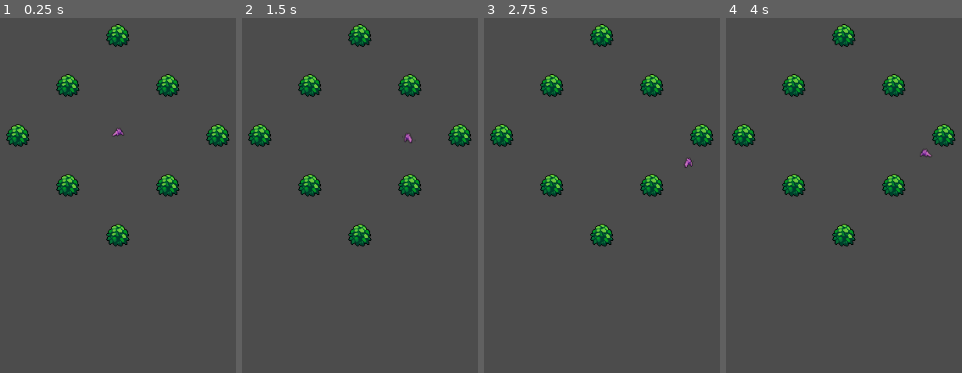
Above: before the commit, frames 1-4 (left to right).
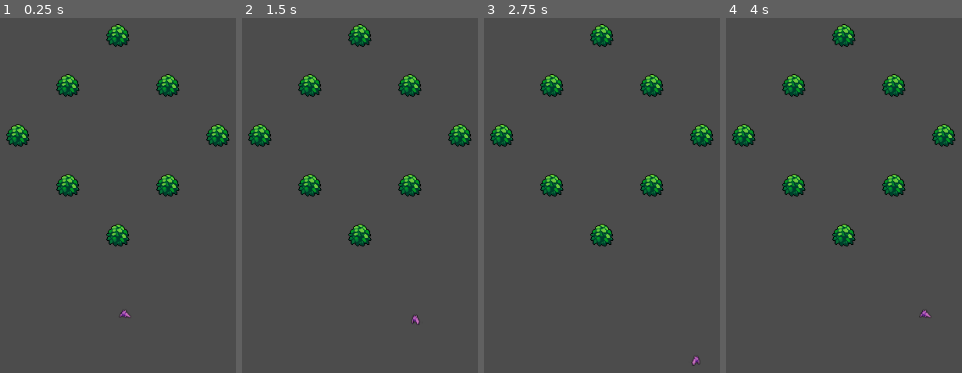
Above: after the commit, the same moments.

Repository: doomium-chloride/kiwijam2021-ADAPT
Game: Godot game, scene res://World.tscn
Two runs of this game, one before a commit and one after it. Both use one fixed random seed, a clock stepped at 60 frames per second and the inputs below.
Inputs:
- Up to frame 1 (0.25 s): no input
- Up to frame 2 (1.5 s): tap Enter at 0.5 s; hold Right (ui_right) 0.53-1.28 s; tap Home (ui_home) at 0.6, 1.35 s; hold Down (ui_down) from 1.28 s (still down)
- Up to frame 3 (2.75 s): tap Space at 2 s; release Down (ui_down) at 2.03 s; hold Right (ui_right) from 2.03 s (still down); tap Home (ui_home) at 2.1 s
- Up to frame 4 (4 s): release Right (ui_right) at 2.78 s; hold Up (ui_up) 2.78-3.53 s; tap Home (ui_home) at 2.85, 3.6 s; tap Enter at 3.5 s; hold Left (ui_left) from 3.53 s (still down)

The runs differ from the first frame. In frame 1, 0.1% of the frame differs, in the area x 47-56%, y 31-85%; in frame 2, 0.1%; in frame 3, 0.1%; in frame 4, 0.1%, in the area x 81-87%, y 37-85%.

Commit message:
Home button spawns enemies

Diff:
--- a/Enemies/Enemy.tscn
+++ b/Enemies/Enemy.tscn
@@ -34,8 +34,7 @@
 "values": [ 0, 1, 2, 3, 0 ]
 }
 
-[sub_resource type="Animation" id=2]
-resource_name = "FlyRight"
+[sub_resource type="Animation" id=3]
 length = 0.6
 loop = true
 tracks/0/type = "value"
@@ -91,8 +90,7 @@
 "values": [ 0 ]
 }
 
-[sub_resource type="Animation" id=4]
-resource_name = "IdleRight"
+[sub_resource type="Animation" id=5]
 tracks/0/type = "value"
 tracks/0/path = NodePath("Sprite:frame")
 tracks/0/interp = 1
@@ -106,76 +104,76 @@
 "values": [ 0 ]
 }
 
+[sub_resource type="AnimationNodeAnimation" id=6]
+animation = "FlyLeft"
+
+[sub_resource type="AnimationNodeAnimation" id=7]
+animation = "FlyRight"
+
+[sub_resource type="AnimationNodeAnimation" id=8]
+animation = "FlyLeft"
+
 [sub_resource type="AnimationNodeAnimation" id=9]
-animation = "FlyLeft"
+animation = "FlyRight"
 
 [sub_resource type="AnimationNodeAnimation" id=10]
 animation = "FlyRight"
 
-[sub_resource type="AnimationNodeAnimation" id=20]
-animation = "FlyLeft"
-
-[sub_resource type="AnimationNodeAnimation" id=21]
-animation = "FlyRight"
-
-[sub_resource type="AnimationNodeAnimation" id=22]
-animation = "FlyRight"
-
-[sub_resource type="AnimationNodeAnimation" id=23]
-animation = "FlyLeft"
-
-[sub_resource type="AnimationNodeAnimation" id=24]
-animation = "FlyLeft"
-
-[sub_resource type="AnimationNodeBlendSpace2D" id=11]
-blend_point_0/node = SubResource( 9 )
+[sub_resource type="AnimationNodeAnimation" id=11]
+animation = "FlyLeft"
+
+[sub_resource type="AnimationNodeAnimation" id=12]
+animation = "FlyLeft"
+
+[sub_resource type="AnimationNodeBlendSpace2D" id=13]
+blend_point_0/node = SubResource( 6 )
 blend_point_0/pos = Vector2( -1, 0 )
-blend_point_1/node = SubResource( 10 )
+blend_point_1/node = SubResource( 7 )
 blend_point_1/pos = Vector2( 1, 0 )
-blend_point_2/node = SubResource( 20 )
+blend_point_2/node = SubResource( 8 )
 blend_point_2/pos = Vector2( -0.1, 0.3 )
-blend_point_3/node = SubResource( 21 )
+blend_point_3/node = SubResource( 9 )
 blend_point_3/pos = Vector2( 0.8, 0.2 )
-blend_point_4/node = SubResource( 22 )
+blend_point_4/node = SubResource( 10 )
 blend_point_4/pos = Vector2( 0.8, -0.5 )
-blend_point_5/node = SubResource( 23 )
+blend_point_5/node = SubResource( 11 )
 blend_point_5/pos = Vector2( -0.8, -0.5 )
-blend_point_6/node = SubResource( 24 )
+blend_point_6/node = SubResource( 12 )
 blend_point_6/pos = Vector2( -0.8, 0.4 )
 blend_mode = 1
 
-[sub_resource type="AnimationNodeAnimation" id=12]
+[sub_resource type="AnimationNodeAnimation" id=14]
 animation = "IdleLeft"
 
-[sub_resource type="AnimationNodeAnimation" id=13]
+[sub_resource type="AnimationNodeAnimation" id=15]
 animation = "IdleRight"
 
-[sub_resource type="AnimationNodeAnimation" id=19]
+[sub_resource type="AnimationNodeAnimation" id=16]
 animation = "IdleLeft"
 
-[sub_resource type="AnimationNodeBlendSpace2D" id=14]
+[sub_resource type="AnimationNodeBlendSpace2D" id=17]
 auto_triangles = false
-blend_point_0/node = SubResource( 12 )
+blend_point_0/node = SubResource( 14 )
 blend_point_0/pos = Vector2( -1, 0 )
-blend_point_1/node = SubResource( 13 )
+blend_point_1/node = SubResource( 15 )
 blend_point_1/pos = Vector2( 1, 0 )
-blend_point_2/node = SubResource( 19 )
+blend_point_2/node = SubResource( 16 )
 blend_point_2/pos = Vector2( -1, 0 )
 triangles = PoolIntArray(  )
 
-[sub_resource type="AnimationNodeStateMachineTransition" id=15]
-
 [sub_resource type="AnimationNodeStateMachineTransition" id=18]
 
-[sub_resource type="AnimationNodeStateMachine" id=16]
-states/Flying/node = SubResource( 11 )
+[sub_resource type="AnimationNodeStateMachineTransition" id=19]
+
+[sub_resource type="AnimationNodeStateMachine" id=20]
+states/Flying/node = SubResource( 13 )
 states/Flying/position = Vector2( 748, 86 )
-states/Idle/node = SubResource( 14 )
+states/Idle/node = SubResource( 17 )
 states/Idle/position = Vector2( 318, 86 )
-transitions = [ "Idle", "Flying", SubResource( 15 ), "Flying", "Idle", SubResource( 18 ) ]
+transitions = [ "Idle", "Flying", SubResource( 18 ), "Flying", "Idle", SubResource( 19 ) ]
 start_node = "Idle"
 
-[sub_resource type="AnimationNodeStateMachinePlayback" id=17]
+[sub_resource type="AnimationNodeStateMachinePlayback" id=21]
 
 [node name="Enemy" type="KinematicBody2D"]
 position = Vector2( 377.328, 257.03 )
@@ -187,6 +185,7 @@
 rotation = -0.0141859
 z_index = -1
 texture = ExtResource( 1 )
+flip_h = true
 hframes = 5
 
 [node name="CollisionShape2D" type="CollisionShape2D" parent="."]
@@ -196,15 +195,15 @@
 shape = SubResource( 1 )
 
 [node name="AnimationPlayer" type="AnimationPlayer" parent="."]
-anims/FlyLeft = SubResource( 3 )
-anims/FlyRight = SubResource( 2 )
-anims/IdleLeft = SubResource( 8 )
-anims/IdleRight = SubResource( 4 )
+anims/FlyLeft = SubResource( 2 )
+anims/FlyRight = SubResource( 3 )
+anims/IdleLeft = SubResource( 4 )
+anims/IdleRight = SubResource( 5 )
 
 [node name="AnimationTree" type="AnimationTree" parent="."]
-tree_root = SubResource( 16 )
+tree_root = SubResource( 20 )
 anim_player = NodePath("../AnimationPlayer")
 active = true
-parameters/playback = SubResource( 17 )
+parameters/playback = SubResource( 21 )
 parameters/Flying/blend_position = Vector2( 0.459075, -0.32948 )
 parameters/Idle/blend_position = Vector2( 0, -0.0206186 )
--- /dev/null
+++ b/Enemies/Node.gd
@@ -0,0 +1 @@
+extends Node
--- a/Player/Boss.gd
+++ b/Player/Boss.gd
@@ -3,8 +3,11 @@
 const ACCELERATION = 500
 const MAX_SPEED = 80
 const FRICTION = 500
+var velocity = Vector2.ZERO
 
-var velocity = Vector2.ZERO
+var enemy_class = load("res://Enemies/Enemy.tscn")
+onready var spawn_pos = get_position() + Vector2(0,-100)
+
 
 onready var animationPlayer = $AnimationPlayer
 onready var animationTree = $AnimationTree
@@ -26,3 +29,16 @@
 		velocity = Vector2.move_toward(Vector2.ZERO, FRICTION * delta)
 
 	move_and_slide(velocity);
+
+func _process(delta):
+	if Input.is_action_just_pressed("ui_home"):
+		spawn_enemy()
+		pass
+
+func spawn_enemy():
+	var enemy = enemy_class.instance()
+	enemy.position = spawn_pos
+	add_child(enemy)
+
+func _on_Timer_timeout():
+	spawn_enemy()
--- a/World.tscn
+++ b/World.tscn
@@ -6,8 +6,8 @@
 [node name="World" type="Node2D"]
 
 [node name="Enemy" parent="." instance=ExtResource( 1 )]
-position = Vector2( 448, 256 )
-rotation = 0.00174533
+position = Vector2( 457.328, 489.03 )
+scale = Vector2( 1, 1 )
 
 [node name="Bush0" parent="." instance=ExtResource( 2 )]
 position = Vector2( 448, 384 )
Not shown: 2 places in Enemies/Enemy.tscn that only renumber resources
